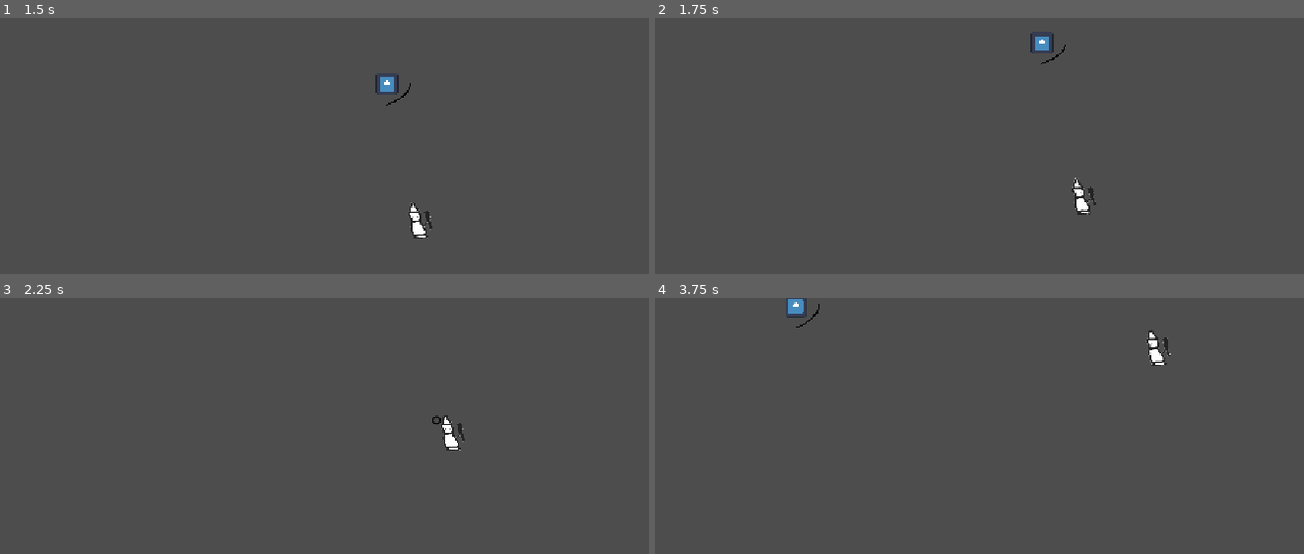
Above: before the commit, frames 1-4 (two rows, left to right).
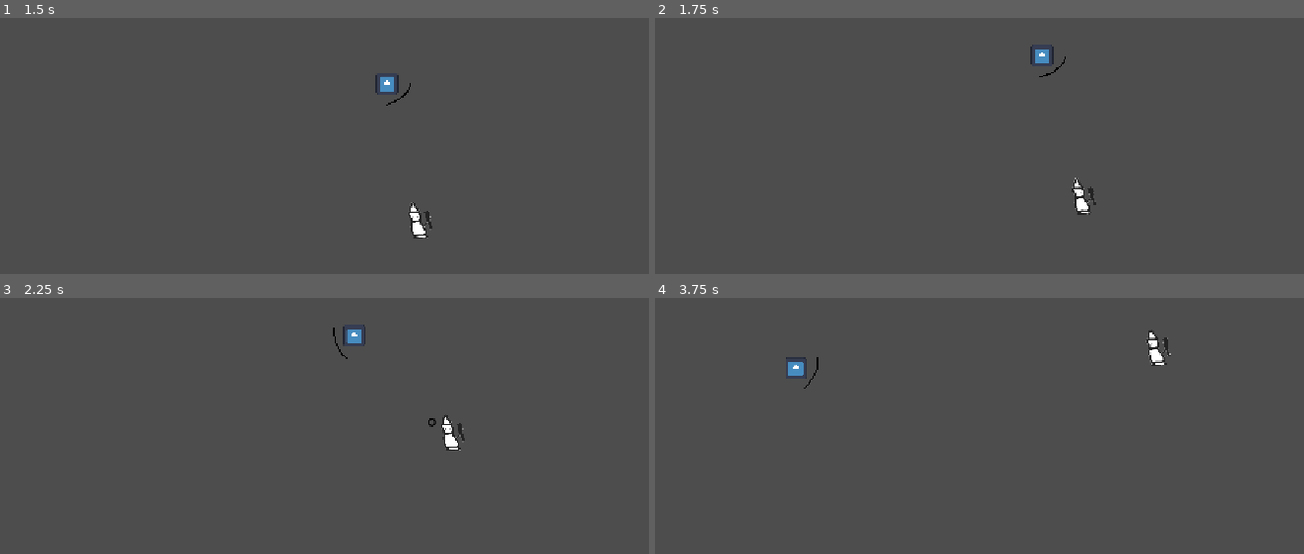
Above: after the commit, the same moments.

Repository: Tylerr-D/bonc
Game: Godot game, scene res://main.tscn
Two runs of this game, one before a commit and one after it. Both use one fixed random seed, a clock stepped at 60 frames per second and the inputs below. The engine's default icon, where the game draws it, is replaced by a stand-in: a white triangle on a blue panel in a dark square.
Inputs (mouse positions are in pixels of both pictures, inside the frame that each line leads up to):
- Up to frame 1 (1.5 s): move the mouse to (outside the picture) at 0.52 s; hold W (move_up) from 0.53 s (still down); move the mouse to (outside the picture) at 1.27 s
- Up to frame 2 (1.75 s): keep holding W (move_up)
- Up to frame 3 (2.25 s): move the mouse to (149, 454) at 2.02 s; release W (move_up) at 2.03 s; hold A (move_left) from 2.03 s (still down)
- Up to frame 4 (3.75 s): move the mouse to (1083, 520) at 2.77 s; move the mouse to (921, 408) at 3.52 s; release A (move_left) at 3.53 s; hold S (move_down) from 3.53 s (still down)

Frame 1 is identical in both runs. In frame 2, 0.3% of the frame differs, in the area x 57-64%, y 6-24%; in frame 3, 0.2%; in frame 4, 0.4%, in the area x 20-26%, y 0-36%.

Commit message:
doesnt go off the map

Diff:
--- a/enemy.gd
+++ b/enemy.gd
@@ -38,6 +38,8 @@
 		direction.y = abs(direction.y)
 	if pos.y > screen.y - 35:
 		direction.y = -abs(direction.y)
+	pos = pos.clamp(Vector2(20, 35), screen - Vector2(20, 35))
+	global_position = get_canvas_transform().affine_inverse() * pos
 
 func take_damage():
 	health -= 1
--- a/player.gd
+++ b/player.gd
@@ -7,6 +7,10 @@
 	# bleh
 	velocity = Input.get_vector("move_left", "move_right", "move_up", "move_down") * speed
 	move_and_slide()
+	var screen = get_viewport_rect().size
+	var pos = get_global_transform_with_canvas().origin
+	pos = pos.clamp(Vector2(55, 55), screen - Vector2(55, 55))
+	global_position = get_canvas_transform().affine_inverse() * pos
 
 # website used for this - https://docs.godotengine.org/en/stable/tutorials/2d/2d_movement.html
 
